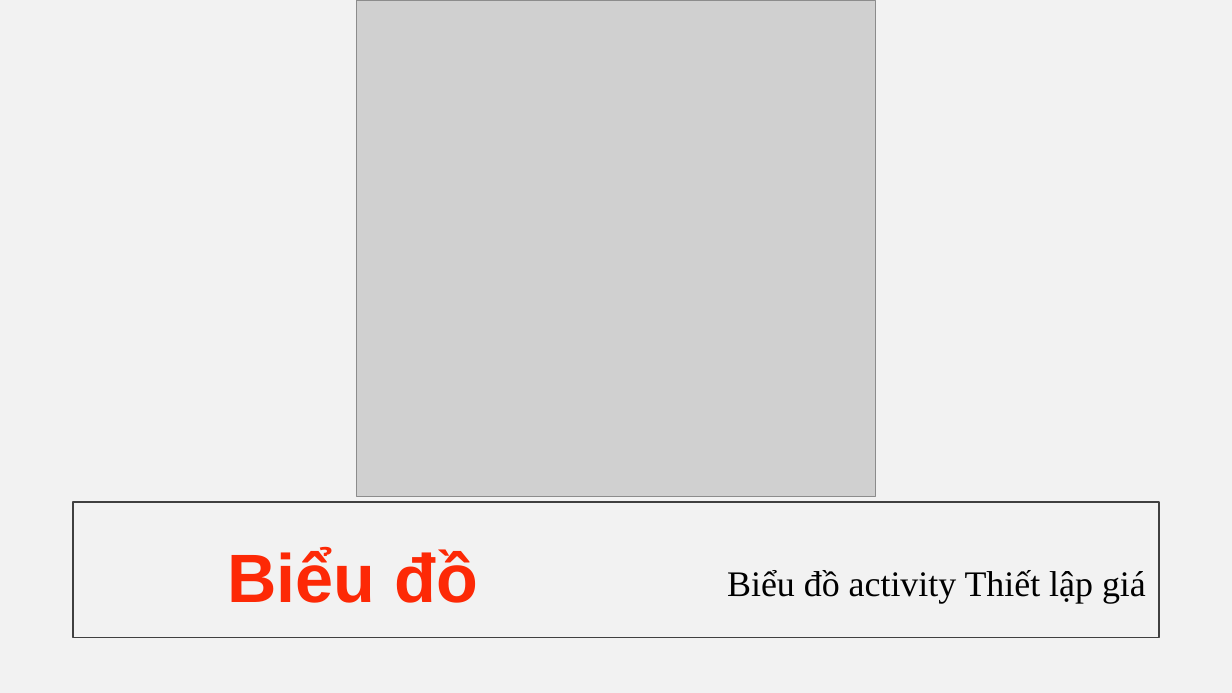
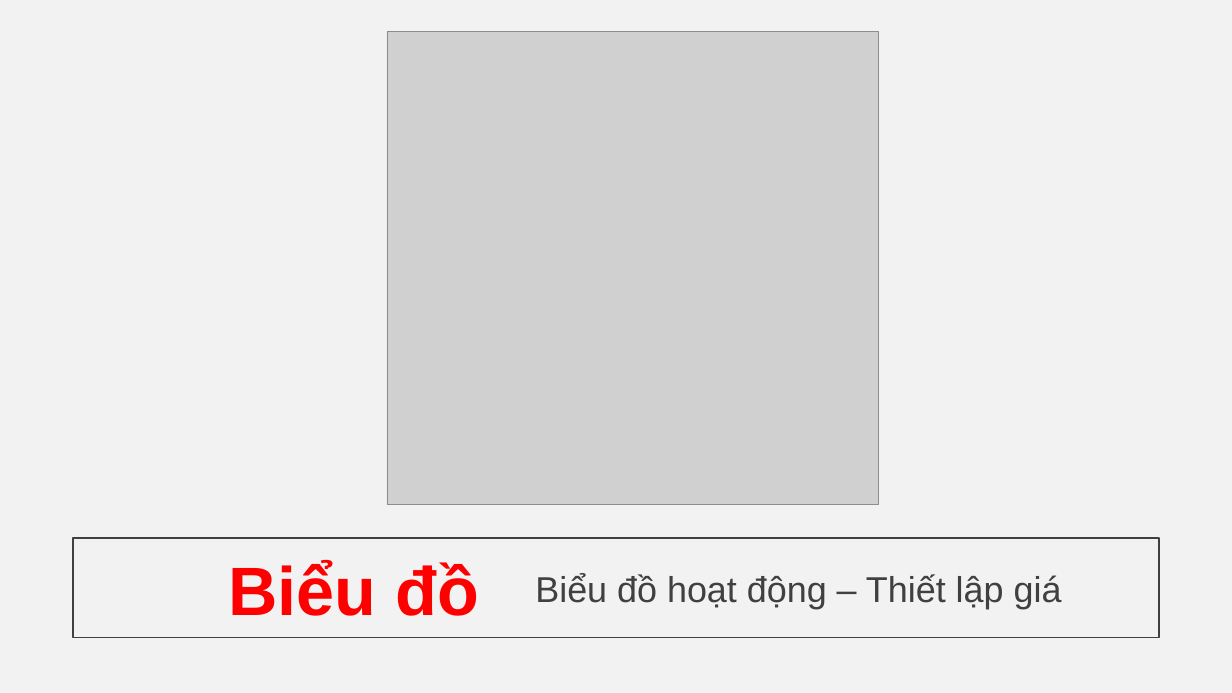
Before and after one commit to Linkadi98/Software-Requirement-Analystic, a slide deck: slide 23 of BTL.pptx. Drawn at 1232x693 pixels with LibreOffice and Linux fonts; fonts in the diff are those of the drawing; grey boxes stand for pictures; background and template pictures are left out. Boxes give left, top, right and bottom in pixels: in the first picture for what was removed or moved away, otherwise in the second. Text is boxed around its words. In the diff, an @@ line names an element or a change of style, - is before the commit and + after.

```diff
--- a/BTL.pptx
+++ b/BTL.pptx
@@ picture: place and size @@
-picture at [357, 0, 875, 496]
+picture at [387, 31, 879, 505]
@@ rectangle: place and size @@
-rectangle at [73, 502, 1160, 638]
+rectangle at [73, 538, 1160, 638]
@@ text "Biểu đồ": place and size @@
-text "Biểu đồ" at [227, 548, 478, 603]
+text "Biểu đồ" at [228, 560, 479, 616]
@@ text "Biểu đồ" at [228, 560, 479, 616]: text colour #FD2906 to #FF0000 @@
@@ text "Biểu đồ hoạt động – ..." at [535, 574, 1062, 609]: vertical alignment top to middle @@
@@ text at [535, 574, 1062, 609]: text changed; font Times New Roman to Arial; text colour #000000 to #404040 @@
-Biểu đồ activity Thiết lập giá
+Biểu đồ hoạt động – Thiết lập giá
```
Also in this commit, not shown: 18 other slides changed, 2 other files.
